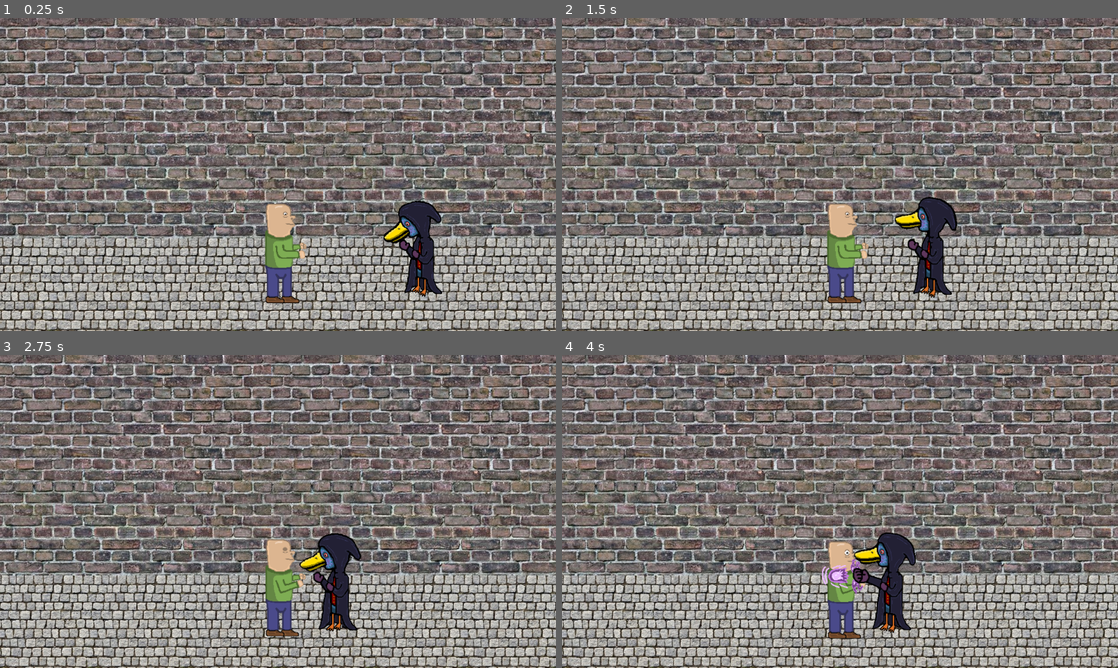
Above: before the commit, frames 1-4 (two rows, left to right).
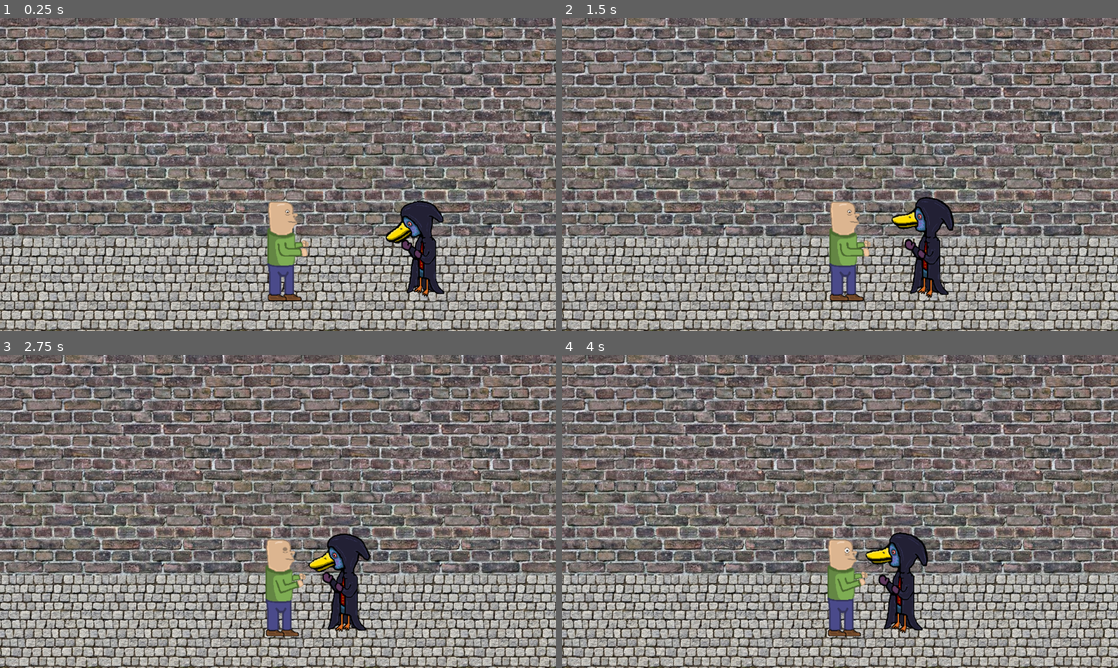
Above: after the commit, the same moments.

Repository: wildin-72/untitled_wild_game
Game: Godot game, scene res://scenes/GameScene/Levels/Level1.tscn
Same seed, same stepped clock (60 frames per second), same inputs: the game is played once before the commit and once after it. This scene is started directly instead of the project's main scene. Sound files missing from this copy of the repository are replaced by a short silence.
Inputs (mouse positions are in pixels of both pictures, inside the frame that each line leads up to):
- Up to frame 1 (0.25 s): no input
- Up to frame 2 (1.5 s): tap Enter (ui_accept) at 0.5, 0.77 s; move the mouse to (962, 158) at 0.52 s; hold Right (ui_right) 0.53-1.25 s; hold E (attack1) 0.53-1.25 s; click (962, 158) at 0.67 s; drag from (728, 190) to (862, 193) at 1.27 s
- Up to frame 3 (2.75 s): move the mouse to (333, 442) at 2.02 s; hold Right (ui_right) from 2.03 s (still down); hold D (attack3) from 2.03 s (still down)
- Up to frame 4 (4 s): release Right (ui_right) at 2.75 s; release D (attack3) at 2.75 s; drag from (812, 574) to (673, 464) at 2.77 s; move the mouse to (1006, 558) at 3.52 s; hold A (move_left) from 3.53 s (still down); hold R (attack2) from 3.53 s (still down); tap Enter (ui_accept) at 3.77 s

The runs differ from the first frame. In frame 1, 2.0% of the frame differs, in the area x 47-80%, y 58-92%; in frame 2, 2.2%; in frame 3, 1.8%; in frame 4, 2.8%, in the area x 46-66%, y 56-91%.
Error after the commit: Invalid access to property or key 'distance_from_player_y' on a base object of type 'CharacterBody2D (cultist_basic.gd)'. (res://entities/Cultist/move_state.gd…

Commit message:
fixed AI infinte punch bug and re-centered sprites

Diff:
--- a/entities/Cultist/charge_state.gd
+++ b/entities/Cultist/charge_state.gd
@@ -9,12 +9,5 @@
 
 func charge_punch():
 	animator.play("charge_punch")
-	if cultist.flipped == true:
-		# sprite moves, meaning I have to make the position
-		# have an offset
-		sprite.position.x = cultist.sprite_punch_offset
-	else:
-		sprite.position.x = -cultist.sprite_punch_offset
-
 	await get_tree().create_timer(0.5).timeout
 	transition.emit(self, "Punch")
--- a/entities/Cultist/cultist_basic.gd
+++ b/entities/Cultist/cultist_basic.gd
@@ -15,8 +15,6 @@
 @export var sprite_punch_offset: int = 50
 # how far cultist is knockedback
 @export var knockback_distance: int = 60
-# the y range that player has to be in order to punch
-@export var distance_from_player_y: int = 30
 
 func _on_cultist_move_state_flipped():
 	flipped = true
--- a/entities/Cultist/cultist_basic.tscn
+++ b/entities/Cultist/cultist_basic.tscn
@@ -1,8 +1,8 @@
 [gd_scene load_steps=20 format=3 uid="uid://cjbftd2fi2yxu"]
 
 [ext_resource type="Script" path="res://entities/Cultist/cultist_basic.gd" id="1_4y5fg"]
-[ext_resource type="Texture2D" uid="uid://x2mkxioshh6f" path="res://assets/images/Enemies/Cultistgoon/Duckgoon_attack.png" id="2_jqte7"]
-[ext_resource type="Texture2D" uid="uid://be4omdevlbp7i" path="res://assets/images/Enemies/Cultistgoon/Duckgoon_WalkandIdle.png" id="3_73l8t"]
+[ext_resource type="Texture2D" uid="uid://bmkmthy1p5s7u" path="res://assets/images/Enemies/Cultistgoon/Duckgoon_WalkandIdle-sheet.png" id="2_0j3ix"]
+[ext_resource type="Texture2D" uid="uid://bw1xaq1opin10" path="res://assets/images/Enemies/Cultistgoon/Duckgoon_attack-sheet.png" id="3_d8mpq"]
 [ext_resource type="Script" path="res://components/hitbox.gd" id="4_6tmia"]
 [ext_resource type="Script" path="res://components/statemachine.gd" id="5_vcpa2"]
 [ext_resource type="Script" path="res://components/health.gd" id="6_1crm1"]
@@ -32,7 +32,7 @@
 "times": PackedFloat32Array(0),
 "transitions": PackedFloat32Array(1),
 "update": 1,
-"values": [ExtResource("2_jqte7")]
+"values": [ExtResource("3_d8mpq")]
 }
 tracks/1/type = "value"
 tracks/1/imported = false
@@ -74,7 +74,7 @@
 "times": PackedFloat32Array(0),
 "transitions": PackedFloat32Array(1),
 "update": 1,
-"values": [ExtResource("2_jqte7")]
+"values": [ExtResource("3_d8mpq")]
 }
 tracks/1/type = "value"
 tracks/1/imported = false
@@ -104,7 +104,7 @@
 "times": PackedFloat32Array(0),
 "transitions": PackedFloat32Array(1),
 "update": 1,
-"values": [ExtResource("3_73l8t")]
+"values": [ExtResource("2_0j3ix")]
 }
 tracks/1/type = "value"
 tracks/1/imported = false
@@ -147,7 +147,7 @@
 [node name="NavigationAgent2D" type="NavigationAgent2D" parent="."]
 
 [node name="Sprite2D" type="Sprite2D" parent="."]
-texture = ExtResource("2_jqte7")
+texture = ExtResource("3_d8mpq")
 hframes = 3
 
 [node name="AnimationPlayer" type="AnimationPlayer" parent="Sprite2D"]
@@ -174,7 +174,6 @@
 health = NodePath("../Health")
 
 [node name="CollisionShape2D" type="CollisionShape2D" parent="Hurtbox"]
-position = Vector2(10, 0)
 shape = SubResource("CapsuleShape2D_l31x5")
 
 [node name="Health" type="Node" parent="."]
@@ -192,10 +191,9 @@
 sprite = NodePath("../../Sprite2D")
 navigation_agent = NodePath("../../NavigationAgent2D")
 
-[node name="Punch" type="Node" parent="StateMachine" node_paths=PackedStringArray("cultist", "sprite", "animator", "hitbox")]
+[node name="Punch" type="Node" parent="StateMachine" node_paths=PackedStringArray("cultist", "animator", "hitbox")]
 script = ExtResource("9_e47el")
 cultist = NodePath("../..")
-sprite = NodePath("../../Sprite2D")
 animator = NodePath("../../Sprite2D/AnimationPlayer")
 hitbox = NodePath("../../HitBox/CollisionShape2D")
 
--- a/entities/Cultist/move_state.gd
+++ b/entities/Cultist/move_state.gd
@@ -29,7 +29,6 @@
 
 func check_if_velocity_zero():
 	if not cultist.velocity.is_zero_approx():
-		sprite.position.x = 0
 		animator.play("walk")
 	elif animator.get_current_animation() == "walk":
 		animator.stop()
@@ -40,12 +39,15 @@
 # enable the hitbox
 # then disable the hitbox
 
+func change_to_charge():
+	animator.stop()
+	transition.emit(self, "Charge")
+	return
+
 func physics_update(_delta):
 	check_if_velocity_zero()
-	if navigation_agent.is_navigation_finished():
-		animator.stop()
-		transition.emit(self, "Charge")
-		return
+	if navigation_agent.is_navigation_finished() or is_close_to_player():
+		change_to_charge()
 
 	# TODO Set movement target less often
 	# this could cause performance issues later
@@ -63,19 +65,18 @@
 		set_movement_target(Vector2(player.position.x + distance_in_front_of_player, player.position.y))
 
 	if is_close_to_player():
-		animator.stop()
-		transition.emit(self, "Charge")
-		return
+		change_to_charge()
 	var current_cultist_position: Vector2 = cultist.global_position
 	var next_path_position: Vector2 = navigation_agent.get_next_path_position()
 
 	cultist.velocity = current_cultist_position.direction_to(next_path_position) * movement_speed
+
 	cultist.move_and_slide()
 
 func is_close_to_player() -> bool:
 	if abs(player.position.y - cultist.position.y) <= cultist.distance_from_player_y:
-		if flipped and player.position.x > cultist.position.x - distance_in_front_of_player:
+		if flipped and player.position.x > cultist.position.x - distance_in_front_of_player and player.position.x < cultist.position.x:
 			return true
-		elif not flipped and player.position.x < cultist.position.x + distance_in_front_of_player:
+		elif !flipped and player.position.x < cultist.position.x + distance_in_front_of_player and player.position.x > cultist.position.x:
 			return true
 	return false
--- a/entities/Cultist/punch_state.gd
+++ b/entities/Cultist/punch_state.gd
@@ -1,7 +1,6 @@
 extends State
 
 @export var cultist : CharacterBody2D
-@export var sprite : Sprite2D
 @export var animator : AnimationPlayer
 @export var hitbox : CollisionShape2D
 
@@ -9,11 +8,7 @@
 	punch()
 
 func punch():
-	cultist.velocity = Vector2(0,0)
-	if cultist.flipped == true:
-		hitbox.position.x = abs(hitbox.position.x)
-	else:
-		hitbox.position.x = -abs(hitbox.position.x)
+	cultist.velocity = Vector2(0, 0)
 	hitbox.disabled = false
 	animator.play("punch")
 	await get_tree().create_timer(0.75).timeout
--- a/entities/Player/player.tscn
+++ b/entities/Player/player.tscn
@@ -1,22 +1,18 @@
-[gd_scene load_steps=30 format=3 uid="uid://csfw25lac81x1"]
+[gd_scene load_steps=24 format=3 uid="uid://csfw25lac81x1"]
 
 [ext_resource type="Script" path="res://entities/Player/player.gd" id="1_d4p6m"]
-[ext_resource type="AudioStream" uid="uid://dmxcmudq6otdw" path="res://assets/sounds/FreeSFX/GameSFX/FootStep/Retro FootStep Grass 01.wav" id="2_pr50g"]
 [ext_resource type="Texture2D" uid="uid://bojoxhpm0kjpx" path="res://assets/images/Player/Player_WALK_centered.png" id="2_sojug"]
 [ext_resource type="Script" path="res://components/hitbox.gd" id="3_5mkto"]
 [ext_resource type="Texture2D" uid="uid://bncljq7q0gmy3" path="res://assets/images/Player/Player_ATTACKS.png" id="3_qq44m"]
 [ext_resource type="Texture2D" uid="uid://p2ad7gs07lnq" path="res://assets/images/Player/Player_IDLE_centered.png" id="3_w62ff"]
 [ext_resource type="Script" path="res://components/hurtbox.gd" id="4_x8v33"]
 [ext_resource type="Script" path="res://components/health.gd" id="5_62q20"]
-[ext_resource type="AudioStream" uid="uid://dnw4npw3icuap" path="res://assets/sounds/FreeSFX/GameSFX/Impact/Retro Impact Punch 07.wav" id="6_hnvhn"]
 [ext_resource type="Script" path="res://components/statemachine.gd" id="6_jabk4"]
 [ext_resource type="Script" path="res://entities/Player/player_idle_state.gd" id="7_1qobw"]
 [ext_resource type="Script" path="res://entities/Player/player_move_state.gd" id="7_sv7fj"]
 [ext_resource type="Script" path="res://entities/Player/player_attack1_state.gd" id="8_71a5d"]
 [ext_resource type="Script" path="res://entities/Player/player_attack2_state.gd" id="9_ylbjf"]
 [ext_resource type="Script" path="res://entities/Player/player_attack3_state.gd" id="10_310bg"]
-[ext_resource type="Script" path="res://entities/Player/player_hurt_state.gd" id="14_57q41"]
-[ext_resource type="Script" path="res://entities/Player/player_dead_state.gd" id="15_cnt45"]
 
 [sub_resource type="Animation" id="Animation_3jn3w"]
 length = 0.001
@@ -126,79 +122,7 @@
 "times": PackedFloat32Array(0),
 "transitions": PackedFloat32Array(1),
 "update": 0,
-"values": [Vector2(0, -20)]
-}
-tracks/9/type = "value"
-tracks/9/imported = false
-tracks/9/enabled = true
-tracks/9/path = NodePath("Icon:self_modulate")
-tracks/9/interp = 1
-tracks/9/loop_wrap = true
-tracks/9/keys = {
-"times": PackedFloat32Array(0),
-"transitions": PackedFloat32Array(1),
-"update": 0,
-"values": [Color(1, 0, 0, 1)]
-}
-tracks/10/type = "value"
-tracks/10/imported = false
-tracks/10/enabled = true
-tracks/10/path = NodePath("Icon:rotation")
-tracks/10/interp = 1
-tracks/10/loop_wrap = true
-tracks/10/keys = {
-"times": PackedFloat32Array(0),
-"transitions": PackedFloat32Array(1),
-"update": 0,
-"values": [-1.5708]
-}
-tracks/11/type = "value"
-tracks/11/imported = false
-tracks/11/enabled = true
-tracks/11/path = NodePath("AudioStreamPlayer:stream")
-tracks/11/interp = 1
-tracks/11/loop_wrap = true
-tracks/11/keys = {
-"times": PackedFloat32Array(0),
-"transitions": PackedFloat32Array(1),
-"update": 1,
-"values": [ExtResource("2_pr50g")]
-}
-tracks/12/type = "value"
-tracks/12/imported = false
-tracks/12/enabled = true
-tracks/12/path = NodePath("AudioStreamPlayer:playing")
-tracks/12/interp = 1
-tracks/12/loop_wrap = true
-tracks/12/keys = {
-"times": PackedFloat32Array(0),
-"transitions": PackedFloat32Array(1),
-"update": 1,
-"values": [false]
-}
-tracks/13/type = "value"
-tracks/13/imported = false
-tracks/13/enabled = true
-tracks/13/path = NodePath("AudioStreamPlayer:volume_db")
-tracks/13/interp = 1
-tracks/13/loop_wrap = true
-tracks/13/keys = {
-"times": PackedFloat32Array(0),
-"transitions": PackedFloat32Array(1),
-"update": 0,
-"values": [-8.0]
-}
-tracks/14/type = "value"
-tracks/14/imported = false
-tracks/14/enabled = true
-tracks/14/path = NodePath("AudioStreamPlayer:pitch_scale")
-tracks/14/interp = 1
-tracks/14/loop_wrap = true
-tracks/14/keys = {
-"times": PackedFloat32Array(0),
-"transitions": PackedFloat32Array(1),
-"update": 0,
-"values": [2.0]
+"values": [Vector2(5, -20)]
 }
 
 [sub_resource type="Animation" id="Animation_o74dv"]
@@ -214,7 +138,7 @@
 "times": PackedFloat32Array(0),
 "transitions": PackedFloat32Array(1),
 "update": 0,
-"values": [Vector2(50, -116)]
+"values": [Vector2(40, 0)]
 }
 tracks/1/type = "value"
 tracks/1/imported = false
@@ -287,18 +211,6 @@
 "transitions": PackedFloat32Array(1),
 "update": 0,
 "values": [1.5708]
-}
-tracks/7/type = "value"
-tracks/7/imported = false
-tracks/7/enabled = true
-tracks/7/path = NodePath("Icon:self_modulate")
-tracks/7/interp = 1
-tracks/7/loop_wrap = true
-tracks/7/keys = {
-"times": PackedFloat32Array(0),
-"transitions": PackedFloat32Array(1),
-"update": 0,
-"values": [Color(1, 1, 1, 1)]
 }
 
 [sub_resource type="Animation" id="Animation_im36q"]
@@ -315,7 +227,7 @@
 "times": PackedFloat32Array(0),
 "transitions": PackedFloat32Array(1),
 "update": 0,
-"values": [Vector2(55, -130)]
+"values": [Vector2(51, -15)]
 }
 tracks/1/type = "value"
 tracks/1/imported = false
@@ -400,18 +312,6 @@
 "transitions": PackedFloat32Array(1),
 "update": 0,
 "values": [1.5708]
-}
-tracks/8/type = "value"
-tracks/8/imported = false
-tracks/8/enabled = true
-tracks/8/path = NodePath("Icon:self_modulate")
-tracks/8/interp = 1
-tracks/8/loop_wrap = true
-tracks/8/keys = {
-"times": PackedFloat32Array(0.05),
-"transitions": PackedFloat32Array(1),
-"update": 0,
-"values": [Color(1, 1, 1, 1)]
 }
 
 [sub_resource type="Animation" id="Animation_afccx"]
@@ -428,7 +328,7 @@
 "times": PackedFloat32Array(0),
 "transitions": PackedFloat32Array(1),
 "update": 0,
-"values": [Vector2(69, -163)]
+"values": [Vector2(69, -53)]
 }
 tracks/1/type = "value"
 tracks/1/imported = false
@@ -525,18 +425,6 @@
 "transitions": PackedFloat32Array(1),
 "update": 0,
 "values": [0.0]
-}
-tracks/9/type = "value"
-tracks/9/imported = false
-tracks/9/enabled = true
-tracks/9/path = NodePath("Icon:self_modulate")
-tracks/9/interp = 1
-tracks/9/loop_wrap = true
-tracks/9/keys = {
-"times": PackedFloat32Array(0.05),
-"transitions": PackedFloat32Array(1),
-"update": 0,
-"values": [Color(1, 1, 1, 1)]
 }
 
 [sub_resource type="Animation" id="Animation_78f81"]
@@ -568,42 +456,6 @@
 "update": 1,
 "values": [0, 1, 2, 3]
 }
-tracks/2/type = "value"
-tracks/2/imported = false
-tracks/2/enabled = true
-tracks/2/path = NodePath("Icon:self_modulate")
-tracks/2/interp = 1
-tracks/2/loop_wrap = true
-tracks/2/keys = {
-"times": PackedFloat32Array(0),
-"transitions": PackedFloat32Array(1),
-"update": 0,
-"values": [Color(1, 1, 1, 1)]
-}
-tracks/3/type = "value"
-tracks/3/imported = false
-tracks/3/enabled = true
-tracks/3/path = NodePath("Icon:rotation")
-tracks/3/interp = 1
-tracks/3/loop_wrap = true
-tracks/3/keys = {
-"times": PackedFloat32Array(0),
-"transitions": PackedFloat32Array(1),
-"update": 0,
-"values": [0.0]
-}
-tracks/4/type = "value"
-tracks/4/imported = false
-tracks/4/enabled = true
-tracks/4/path = NodePath("Icon:position")
-tracks/4/interp = 1
-tracks/4/loop_wrap = true
-tracks/4/keys = {
-"times": PackedFloat32Array(0),
-"transitions": PackedFloat32Array(1),
-"update": 0,
-"values": [Vector2(0, -15)]
-}
 
 [sub_resource type="Animation" id="Animation_akdc2"]
 resource_name = "walk"
@@ -634,229 +486,6 @@
 "update": 1,
 "values": [0, 1, 2, 3]
 }
-tracks/2/type = "value"
-tracks/2/imported = false
-tracks/2/enabled = true
-tracks/2/path = NodePath("Icon:self_modulate")
-tracks/2/interp = 1
-tracks/2/loop_wrap = true
-tracks/2/keys = {
-"times": PackedFloat32Array(0),
-"transitions": PackedFloat32Array(1),
-"update": 0,
-"values": [Color(1, 1, 1, 1)]
-}
-tracks/3/type = "value"
-tracks/3/imported = false
-tracks/3/enabled = true
-tracks/3/path = NodePath("Icon:position")
-tracks/3/interp = 1
-tracks/3/loop_wrap = true
-tracks/3/keys = {
-"times": PackedFloat32Array(0),
-"transitions": PackedFloat32Array(1),
-"update": 0,
-"values": [Vector2(0, -15)]
-}
-tracks/4/type = "value"
-tracks/4/imported = false
-tracks/4/enabled = true
-tracks/4/path = NodePath("Icon:rotation")
-tracks/4/interp = 1
-tracks/4/loop_wrap = true
-tracks/4/keys = {
-"times": PackedFloat32Array(0),
-"transitions": PackedFloat32Array(1),
-"update": 0,
-"values": [0.0]
-}
-tracks/5/type = "value"
-tracks/5/imported = false
-tracks/5/enabled = true
-tracks/5/path = NodePath("AudioStreamPlayer:stream")
-tracks/5/interp = 1
-tracks/5/loop_wrap = true
-tracks/5/keys = {
-"times": PackedFloat32Array(0),
-"transitions": PackedFloat32Array(1),
-"update": 1,
-"values": [ExtResource("2_pr50g")]
-}
-tracks/6/type = "value"
-tracks/6/imported = false
-tracks/6/enabled = true
-tracks/6/path = NodePath("AudioStreamPlayer:playing")
-tracks/6/interp = 1
-tracks/6/loop_wrap = true
-tracks/6/keys = {
-"times": PackedFloat32Array(0, 0.333334),
-"transitions": PackedFloat32Array(1, 1),
-"update": 1,
-"values": [true, true]
-}
-tracks/7/type = "value"
-tracks/7/imported = false
-tracks/7/enabled = true
-tracks/7/path = NodePath("AudioStreamPlayer:volume_db")
-tracks/7/interp = 1
-tracks/7/loop_wrap = true
-tracks/7/keys = {
-"times": PackedFloat32Array(0),
-"transitions": PackedFloat32Array(1),
-"update": 0,
-"values": [-7.0]
-}
-tracks/8/type = "value"
-tracks/8/imported = false
-tracks/8/enabled = true
-tracks/8/path = NodePath("AudioStreamPlayer:pitch_scale")
-tracks/8/interp = 1
-tracks/8/loop_wrap = true
-tracks/8/keys = {
-"times": PackedFloat32Array(0),
-"transitions": PackedFloat32Array(1),
-"update": 0,
-"values": [1.0]
-}
-
-[sub_resource type="Animation" id="Animation_wefgs"]
-resource_name = "hurt"
-length = 0.1
-tracks/0/type = "value"
-tracks/0/imported = false
-tracks/0/enabled = true
-tracks/0/path = NodePath("Icon:self_modulate")
-tracks/0/interp = 1
-tracks/0/loop_wrap = true
-tracks/0/keys = {
-"times": PackedFloat32Array(0, 0.1),
-"transitions": PackedFloat32Array(1, 1),
-"update": 0,
-"values": [Color(1, 0, 0, 1), Color(1, 1, 1, 1)]
-}
-tracks/1/type = "value"
-tracks/1/imported = false
-tracks/1/enabled = true
-tracks/1/path = NodePath("Icon:position")
-tracks/1/interp = 1
-tracks/1/loop_wrap = true
-tracks/1/keys = {
-"times": PackedFloat32Array(0, 0.1),
-"transitions": PackedFloat32Array(1, 1),
-"update": 0,
-"values": [Vector2(-5, -15), Vector2(0, -15)]
-}
-tracks/2/type = "value"
-tracks/2/imported = false
-tracks/2/enabled = true
-tracks/2/path = NodePath("AudioStreamPlayer:stream")
-tracks/2/interp = 1
-tracks/2/loop_wrap = true
-tracks/2/keys = {
-"times": PackedFloat32Array(0),
-"transitions": PackedFloat32Array(1),
-"update": 1,
-"values": [ExtResource("6_hnvhn")]
-}
-tracks/3/type = "value"
-tracks/3/imported = false
-tracks/3/enabled = true
-tracks/3/path = NodePath("AudioStreamPlayer:playing")
-tracks/3/interp = 1
-tracks/3/loop_wrap = true
-tracks/3/keys = {
-"times": PackedFloat32Array(0),
-"transitions": PackedFloat32Array(1),
-"update": 1,
-"values": [true]
-}
-tracks/4/type = "value"
-tracks/4/imported = false
-tracks/4/enabled = true
-tracks/4/path = NodePath("AudioStreamPlayer:volume_db")
-tracks/4/interp = 1
-tracks/4/loop_wrap = true
-tracks/4/keys = {
-"times": PackedFloat32Array(0),
-"transitions": PackedFloat32Array(1),
-"update": 0,
-"values": [-8.0]
-}
-tracks/5/type = "value"
-tracks/5/imported = false
-tracks/5/enabled = true
-tracks/5/path = NodePath("AudioStreamPlayer:pitch_scale")
-tracks/5/interp = 1
-tracks/5/loop_wrap = true
-tracks/5/keys = {
-"times": PackedFloat32Array(0),
-"transitions": PackedFloat32Array(1),
-"update": 0,
-"values": [2.0]
-}
-
-[sub_resource type="Animation" id="Animation_ekfdr"]
-resource_name = "die"
-tracks/0/type = "value"
-tracks/0/imported = false
-tracks/0/enabled = true
-tracks/0/path = NodePath("Icon:frame")
-tracks/0/interp = 1
-tracks/0/loop_wrap = true
-tracks/0/keys = {
-"times": PackedFloat32Array(0, 0.2, 0.4),
-"transitions": PackedFloat32Array(1, 1, 1),
-"update": 1,
-"values": [0, 1, 2]
-}
-tracks/1/type = "value"
-tracks/1/imported = false
-tracks/1/enabled = true
-tracks/1/path = NodePath("Icon:position")
-tracks/1/interp = 1
-tracks/1/loop_wrap = true
-tracks/1/keys = {
-"times": PackedFloat32Array(0, 0.6),
-"transitions": PackedFloat32Array(1, 1),
-"update": 0,
-"values": [Vector2(0, -15), Vector2(60, -15)]
-}
-tracks/2/type = "value"
-tracks/2/imported = false
-tracks/2/enabled = true
-tracks/2/path = NodePath("Icon:rotation")
-tracks/2/interp = 1
-tracks/2/loop_wrap = true
-tracks/2/keys = {
-"times": PackedFloat32Array(0, 0.6),
-"transitions": PackedFloat32Array(1, 1),
-"update": 0,
-"values": [0.0, -1.5708]
-}
-tracks/3/type = "value"
-tracks/3/imported = false
-tracks/3/enabled = true
-tracks/3/path = NodePath("Icon:self_modulate")
-tracks/3/interp = 1
-tracks/3/loop_wrap = true
-tracks/3/keys = {
-"times": PackedFloat32Array(0),
-"transitions": PackedFloat32Array(1),
-"update": 0,
-"values": [Color(1, 0, 0, 1)]
-}
-tracks/4/type = "value"
-tracks/4/imported = false
-tracks/4/enabled = true
-tracks/4/path = NodePath("Icon:texture")
-tracks/4/interp = 1
-tracks/4/loop_wrap = true
-tracks/4/keys = {
-"times": PackedFloat32Array(0),
-"transitions": PackedFloat32Array(1),
-"update": 1,
-"values": [ExtResource("3_w62ff")]
-}
 
 [sub_resource type="AnimationLibrary" id="AnimationLibrary_olu7p"]
 _data = {
@@ -864,8 +493,6 @@
 "attack1": SubResource("Animation_o74dv"),
 "attack2": SubResource("Animation_im36q"),
 "attack3": SubResource("Animation_afccx"),
-"die": SubResource("Animation_ekfdr"),
-"hurt": SubResource("Animation_wefgs"),
 "idle": SubResource("Animation_78f81"),
 "walk": SubResource("Animation_akdc2")
 }
@@ -878,21 +505,12 @@
 height = 212.0
 
 [sub_resource type="CapsuleShape2D" id="CapsuleShape2D_2t5e8"]
-height = 48.0
-
-[node name="Player" type="CharacterBody2D" node_paths=PackedStringArray("health") groups=["Player"]]
+
+[node name="Player" type="CharacterBody2D" groups=["Player"]]
 script = ExtResource("1_d4p6m")
-health = NodePath("Health")
-
-[node name="AudioStreamPlayer" type="AudioStreamPlayer" parent="."]
-stream = ExtResource("2_pr50g")
-volume_db = -8.0
-pitch_scale = 2.0
 
 [node name="Icon" type="Sprite2D" parent="."]
-self_modulate = Color(1, 0, 0, 1)
-position = Vector2(0, -20)
-rotation = -1.5708
+position = Vector2(5, -20)
 scale = Vector2(1.23, 1.23)
 texture = ExtResource("2_sojug")
 hframes = 4
@@ -963,16 +581,5 @@
 animator = NodePath("../../AnimationPlayer")
 actor = NodePath("../..")
 
-[node name="PlayerHurtState" type="Node" parent="StateMachine" node_paths=PackedStringArray("animator")]
-script = ExtResource("14_57q41")
-animator = NodePath("../../AnimationPlayer")
-
-[node name="PlayerDeadState" type="Node" parent="StateMachine" node_paths=PackedStringArray("actor", "animator")]
-script = ExtResource("15_cnt45")
-actor = NodePath("../..")
-animator = NodePath("../../AnimationPlayer")
-
-[connection signal="received_damage" from="Hurtbox" to="." method="_on_hurtbox_received_damage"]
-[connection signal="health_depleted" from="Health" to="." method="_on_health_health_depleted"]
 [connection signal="flipped" from="StateMachine/PlayerMoveState" to="." method="_on_player_move_state_flipped"]
 [connection signal="unflipped" from="StateMachine/PlayerMoveState" to="." method="_on_player_move_state_unflipped"]
Binary file changed: addons/maaacks_game_template/base/translations/menus_translations.en.translation
Binary file changed: addons/maaacks_game_template/base/translations/menus_translations.fr.translation
Binary file added: assets/images/Enemies/Cultistgoon/Duckgoon_WalkandIdle-sheet.png
Not shown, added: assets/images/Enemies/Cultistgoon/Duckgoon_WalkandIdle-sheet.png.import
Binary file added: assets/images/Enemies/Cultistgoon/Duckgoon_attack-sheet.png
Not shown, added: assets/images/Enemies/Cultistgoon/Duckgoon_attack-sheet.png.import
Not shown, added: assets/images/Player/Wereduck_IDLE.png.import
